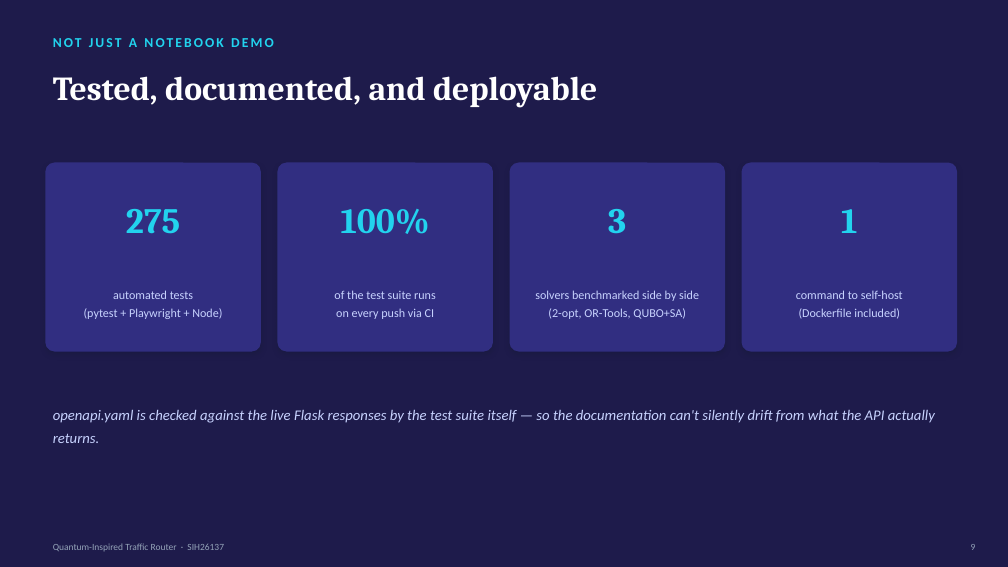
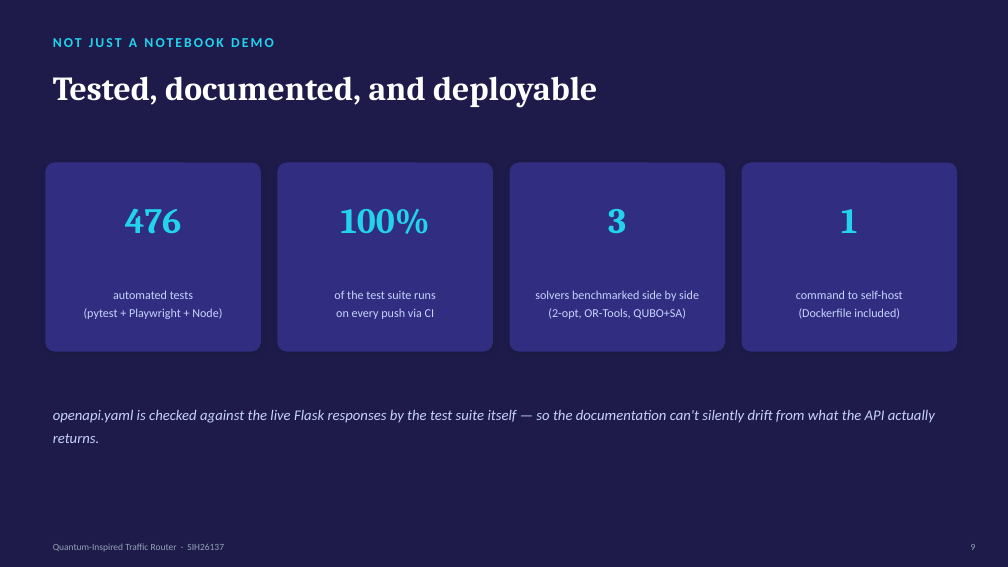
Before and after one commit to Pruthvieraj/Traffic-Router, a slide deck: slide 9 of output/pitch_deck.pptx. Drawn at 1008x567 pixels with LibreOffice and Linux fonts; fonts in the diff are those of the drawing. Boxes give left, top, right and bottom in pixels: in the first picture for what was removed or moved away, otherwise in the second. Text is boxed around its words. In the diff, an @@ line names an element or a change of style, - is before the commit and + after.

```diff
--- a/output/pitch_deck.pptx
+++ b/output/pitch_deck.pptx
@@ text at <box>125,208,182,233</box>: text changed @@
-275
+476
```
Also in this commit, not shown: 1 other slide changed, 15 other files.
